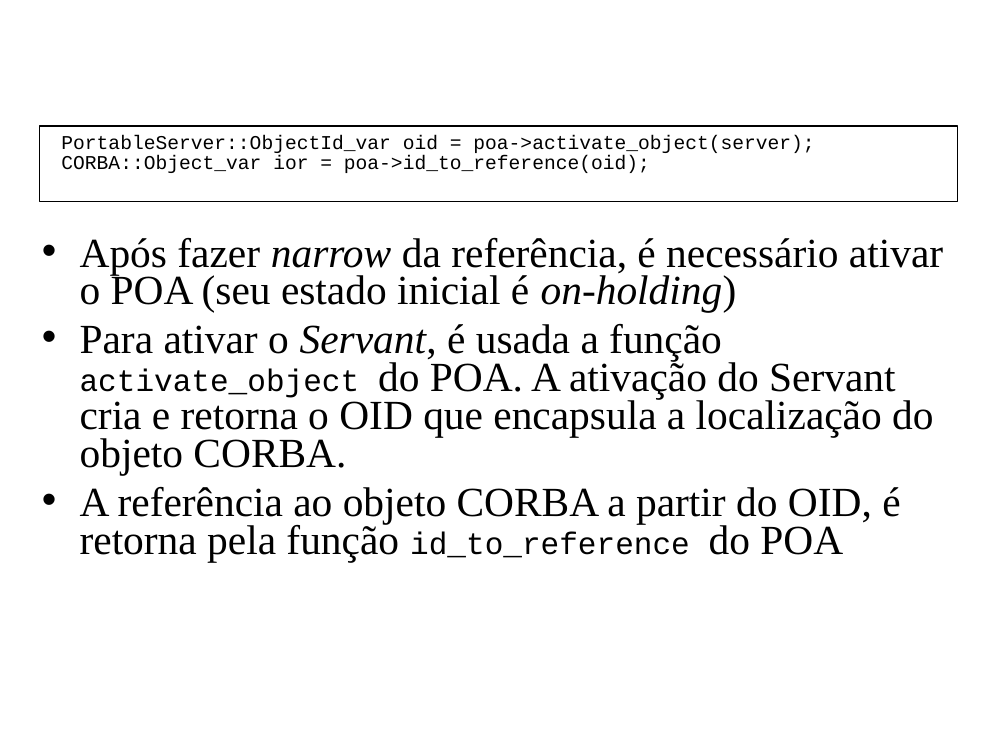
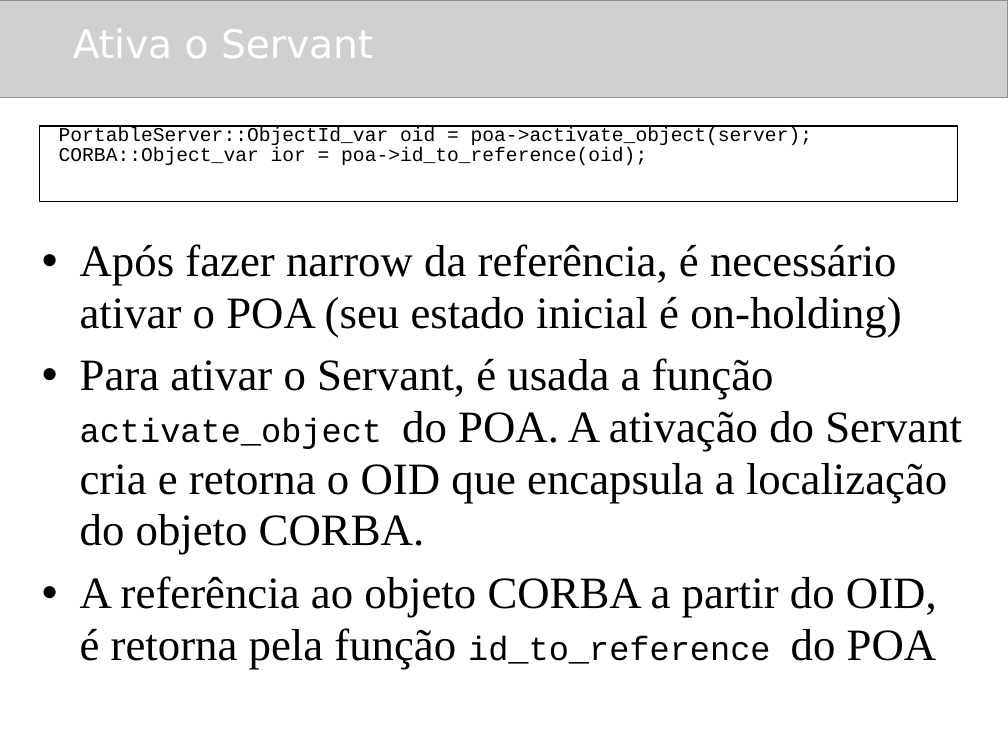
Before and after one commit to amadeubarbosa/openbus-core, a slide deck: slide 50 of docs/cursos/developer/cpp/4.CORBA_CPP.ppt (slide 28 before the commit). Drawn at 1008x756 pixels with LibreOffice and Linux fonts; fonts in the diff are those of the drawing; grey boxes stand for pictures; background and template pictures are left out. Boxes give left, top, right and bottom in pixels: in the first picture for what was removed or moved away, otherwise in the second. Text is boxed around its words. In the diff, an @@ line names an element or a change of style, - is before the commit and + after.

```diff
--- a/docs/cursos/developer/cpp/4.CORBA_CPP.ppt
+++ b/docs/cursos/developer/cpp/4.CORBA_CPP.ppt
@@ picture added at box(0, 0, 1008, 98) @@
@@ title "Ativa o Servant" at box(73, 29, 373, 58): bold off @@
@@ rectangle added at box(39, 126, 958, 202), outline #000000 0.74 pt @@
@@ text "PortableServer::ObjectId_var oid = poa->activate_object(serv ...": place and size @@
-text "PortableServer::ObjectId_var oid = poa->activate_object(serv ..." at box(39, 126, 958, 202)
+text "PortableServer::ObjectId_var oid = poa->activate_object(serv ..." at box(59, 127, 812, 165)
@@ text "PortableServer::ObjectId_var oid = poa->activate_object(serv ..." at box(59, 127, 812, 165): indent changed; outline #000000 0.74 pt to none @@
@@ text "Após fazer narrow da referência, ..." at box(80, 244, 962, 669): size 29.6 to 32 pt in "Após fazer narrow da referência, é necessário ...", "Para ativar o Servant, é usada a ...", "A referência ao objeto CORBA a partir ..."; italic off in "narrow on-holding)", "Servant,"; size 22.2 to 24 pt in "activate_object", "id_to_reference"; line spacing 0.76 to 0.96 @@
```
Also in this commit, not shown: 42 other slides changed, 22 slides added.
